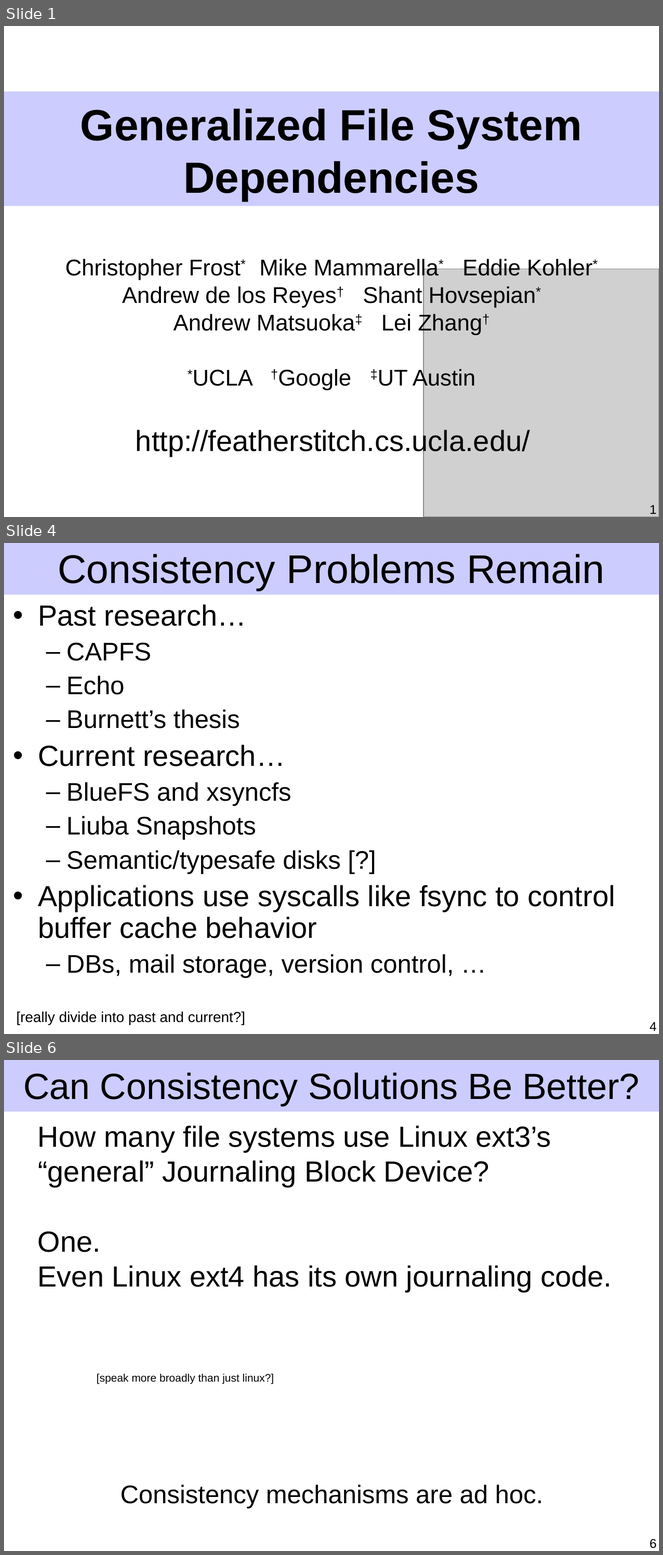
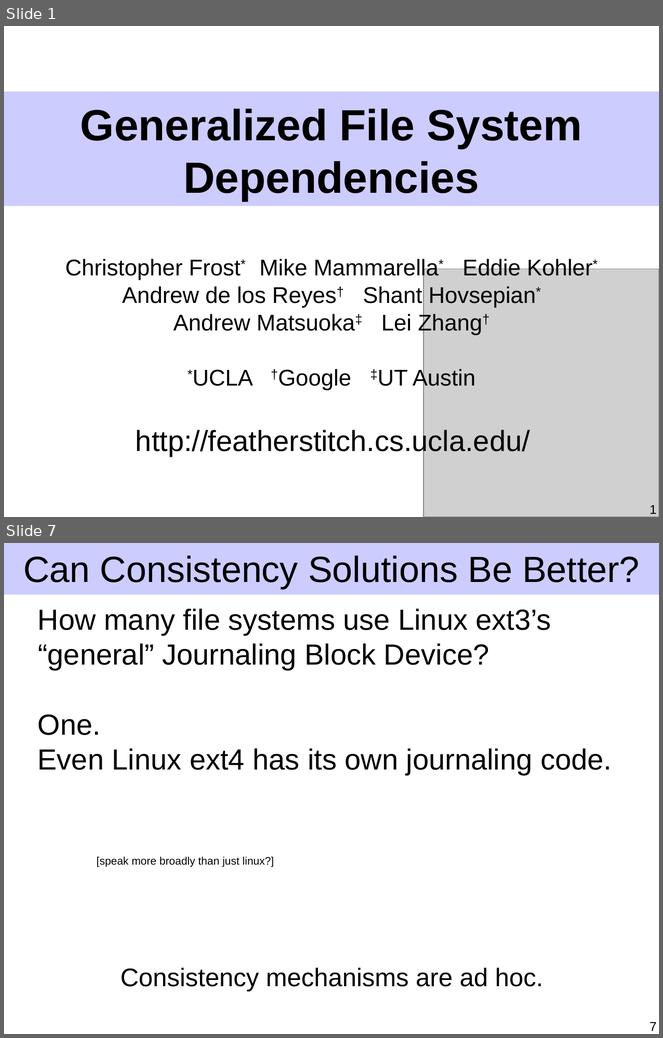
Before and after one commit to ucla-readable/fstitch-doc, a slide deck: sosp/pres.ppt. Shown one above the other, each under a label of ours: slides 1, 4 and 6 before the commit, slides 1 and 7 after it; the slides between them are not shown. The pictures are 663x1555 and 663x1038 pixels, drawn with LibreOffice and Linux fonts; fonts in the diff are those of the drawing; grey boxes stand for pictures. Boxes give left, top, right and bottom in pixels: in the first picture for what was removed or moved away, otherwise in the second. Text is boxed around its words. In the diff, an @@ line names an element or a change of style, - is before the commit and + after.

```diff
--- a/sosp/pres.ppt
+++ b/sosp/pres.ppt
@@ slide 4 removed at (x1=4, y1=543, x2=659, y2=1034), background #FFFFFF; not listed: 1 template element that a slide beside it also shows @@
@@ title removed at (x1=58, y1=554, x2=605, y2=591) @@
-Consistency Problems Remain
@@ text removed at (x1=38, y1=604, x2=616, y2=978) @@
-• Past research…
-  – CAPFS
-  – Echo
-  – Burnett’s thesis
-• Current research…
-  – BlueFS and xsyncfs
-  – Liuba Snapshots
-  – Semantic/typesafe disks [?]
-• Applications use syscalls like fsync to control buffer cache behavior
-  – DBs, mail storage, version control, …
@@ text removed at (x1=16, y1=1012, x2=245, y2=1025) @@
-[really divide into past and current?]
@@ page number removed at (x1=650, y1=1022, x2=657, y2=1031) @@
-4
@@ what was slide 6 is now slide 7 @@
@@ page number at (x1=650, y1=1022, x2=657, y2=1031): text changed @@
-6
+7
```
Also in this commit, not shown: 7 slides changed, 2 slides added.
